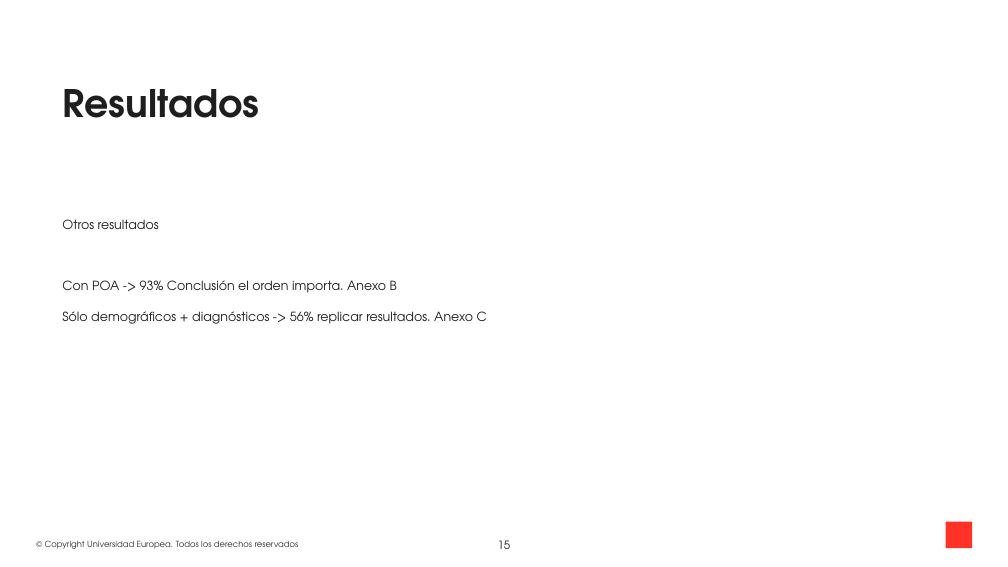
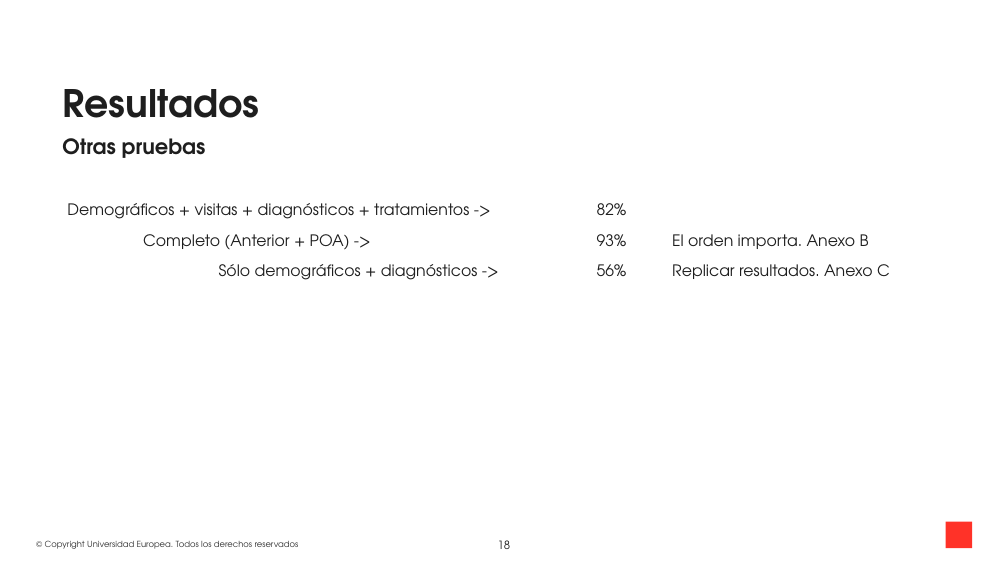
Before and after one commit to gerardmarturia/Sintetic-data-GMN, a slide deck: slide 18 of Presentacion/Presentacion TFM GMN.pptx (slide 15 before the commit). Drawn at 1008x567 pixels with LibreOffice and Linux fonts; fonts in the diff are those of the drawing; background and template pictures are left out. Boxes give left, top, right and bottom in pixels: in the first picture for what was removed or moved away, otherwise in the second. Text is boxed around its words. In the diff, an @@ line names an element or a change of style, - is before the commit and + after.

```diff
--- a/Presentacion/Presentacion TFM GMN.pptx
+++ b/Presentacion/Presentacion TFM GMN.pptx
@@ text added at (62, 138, 206, 158), 24 pt, text #1E1E1E, bold @@
+Otras pruebas
@@ text at (67, 203, 890, 279): text changed; size 14.4 to 18 pt @@
-Otros resultados
-Con POA -> 93% Conclusión el orden importa. Anexo B
-Sólo demográficos + diagnósticos -> 56% replicar resultados. Anexo C
+Demográficos + visitas + diagnósticos + tratamientos -> 82%
+Completo (Anterior + POA) -> 93% El orden importa. Anexo B
+Sólo demográficos + diagnósticos -> 56% Replicar resultados. Anexo C
@@ page number at (498, 540, 511, 549): text changed @@
-15
+18
```
Also in this commit, not shown: 17 other slides changed, 7 slides added, 36 slides removed.
